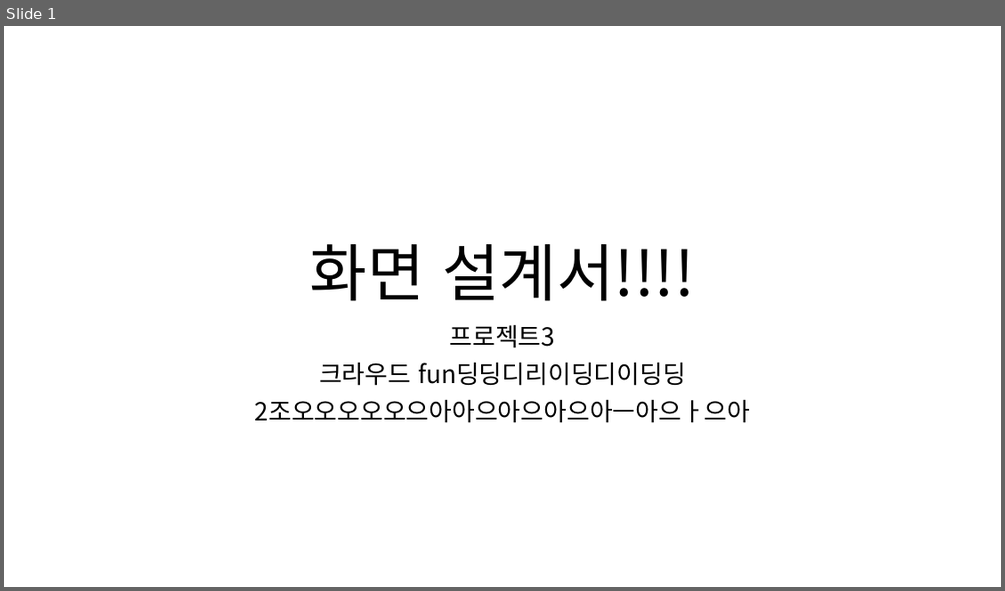
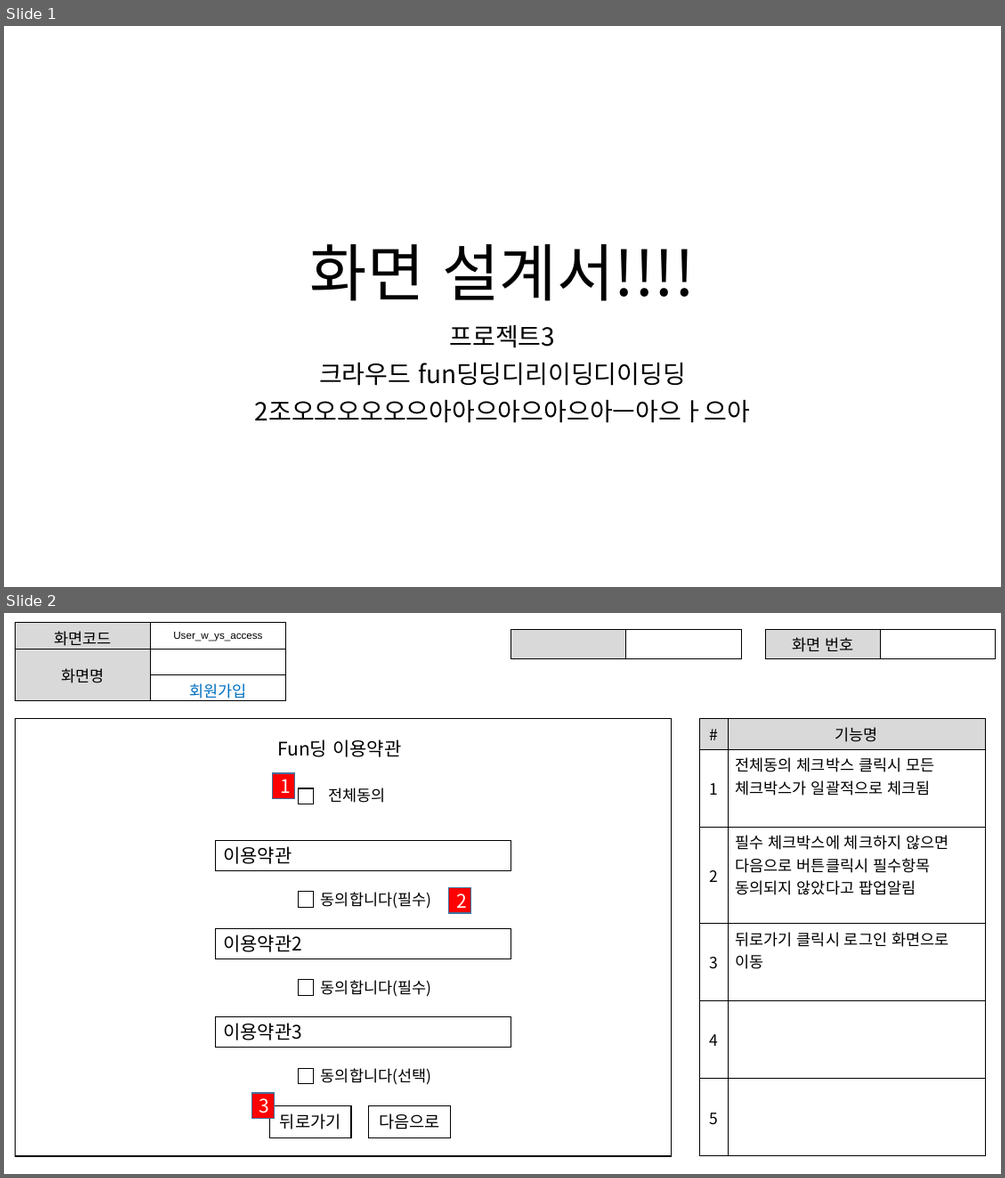
Before and after one commit to ezenteam2/EzenCrowdFunding, a slide deck: project03 화면설계서/project03 - 화면 설계서 - 용승.pptx. Shown one above the other, each under a label of ours: slide 1 before the commit, slides 1 and 2 after it. The pictures are 1005x591 and 1005x1178 pixels, drawn with LibreOffice and Linux fonts; fonts in the diff are those of the drawing. Boxes give left, top, right and bottom in pixels: in the first picture for what was removed or moved away, otherwise in the second. Text is boxed around its words. In the diff, an @@ line names an element or a change of style, - is before the commit and + after.

Commit message:
용승이 화면설계 진행중>3<

```diff
--- a/project03 화면설계서/project03 - 화면 설계서 - 용승.pptx
+++ b/project03 화면설계서/project03 - 화면 설계서 - 용승.pptx
@@ slide 2 added at <box>4,613,1001,1174</box>, background #FFFFFF @@
@@ table added at <box>15,623,285,705</box>, 3 rows, 2 columns @@
+화면코드 | User_w_ys_access
+화면명 | 
+ | 회원가입
@@ table added at <box>511,629,741,656</box>, 1 rows, 2 columns @@
+ | 
@@ table added at <box>765,629,995,656</box>, 1 rows, 2 columns @@
+화면 번호 | 
@@ rectangle added at <box>15,718,671,1156</box>, fill #FFFFFF, outline #000000 1 pt @@
@@ table added at <box>700,718,985,1156</box>, 6 rows, 2 columns @@
+# | 기능명
+1 | 전체동의 체크박스 클릭시 모든 / 체크박스가 일괄적으로 체크됨
+2 | 필수 체크박스에 체크하지 않으면 / 다음으로 버튼클릭시 필수항목 / 동의되지 않았다고 팝업알림
+3 | 뒤로가기 클릭시 로그인 화면으로 / 이동
+4 | 
+5 | 
@@ text added at <box>277,739,401,757</box>, 18 pt, text #000000 @@
+Fun딩 이용약관
@@ rectangle added at <box>273,773,295,798</box>, fill #FF0000, outline #43739E 1 pt, 18 pt, text #FFFFFF @@
+1
@@ rectangle added at <box>298,788,314,804</box>, fill #FFFFFF, outline #000000 1 pt @@
@@ text added at <box>328,787,385,803</box>, 15 pt, text #000000 @@
+전체동의
@@ rectangle added at <box>216,840,511,870</box>, outline #000000 0.75 pt, 18 pt, text #000000 @@
+이용약관
@@ rectangle added at <box>298,892,314,907</box>, fill #FFFFFF, outline #000000 1 pt @@
@@ text added at <box>321,892,432,908</box>, 15 pt, text #000000 @@
+동의합니다(필수)
@@ rectangle added at <box>449,888,471,914</box>, fill #FF0000, outline #43739E 1 pt, 18 pt, text #FFFFFF @@
+2
@@ rectangle added at <box>216,929,511,958</box>, outline #000000 0.75 pt, 18 pt, text #000000 @@
+이용약관2
@@ rectangle added at <box>298,980,314,995</box>, fill #FFFFFF, outline #000000 1 pt @@
@@ text added at <box>321,980,432,997</box>, 15 pt, text #000000 @@
+동의합니다(필수)
@@ rectangle added at <box>216,1017,511,1046</box>, outline #000000 0.75 pt, 18 pt, text #000000 @@
+이용약관3
@@ rectangle added at <box>252,1093,275,1119</box>, fill #FF0000, outline #43739E 1 pt, 18 pt, text #FFFFFF @@
+3
@@ rectangle added at <box>298,1069,314,1084</box>, fill #FFFFFF, outline #000000 1 pt @@
@@ text added at <box>321,1068,432,1085</box>, 15 pt, text #000000 @@
+동의합니다(선택)
@@ rectangle added at <box>269,1106,351,1138</box>, fill #FFFFFF, outline #000000 1 pt, 16 pt, text #000000 @@
+뒤로가기
@@ rectangle added at <box>369,1106,451,1138</box>, fill #FFFFFF, outline #000000 1 pt, 16 pt, text #000000 @@
+다음으로
```
Also in this commit, not shown: 2 slides changed, 9 other slides added, 2 other files.
